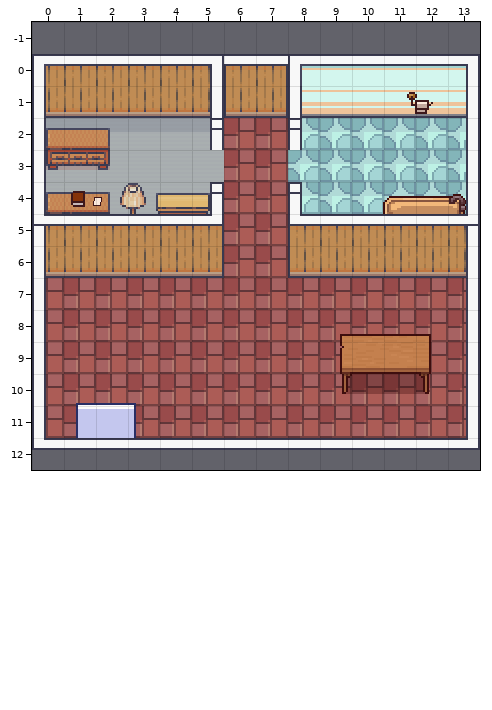
Tiled map: resources/maps/House-2/House-2.tmx. The first picture shows the starting point.
Cells are 32x32 px. Shown: x 0..13, y -1..12.
The result:
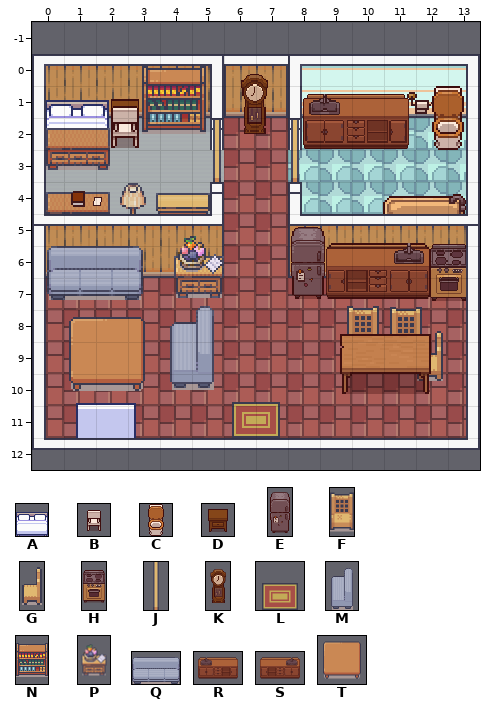
Key: from "32x32": A 12, B 15, C 16, D 19; from "32x64": E 1, F 2, G 5, H 6, J 7, K 12; from "64x64": L 7; from "64x96": M 0 flipped left-right, N 6, P 8; from "96x64": Q 0, R 2, S 2 flipped left-right; from "96x96": T 1.
Objects are placed by their top-left corner, in cells (3,4 is the top-left corner of cell 3,4); size is 1x1 cell unless given.
What changed:
{"where": "layer \"Objects/Objects-1\""}
{"now": "D at 2.2,1.2 size 1.4x1.4"}
{"now": "K at 6.3,0.2 size 1.3x2.6"}
{"now": "N at 3.4,-0.1 size 2x3"}
{"now": "A at 0.4,0.9 size 2x2"}
{"now": "C at 12,1 size 2x2"}
{"now": "B at 1.9,1.3 size 2x2"}
{"now": "R at 8.1,0.8 size 4x2.7"}
{"now": "Q at 0.5,5.7 size 3x2"}
{"now": "E at 8,5.2 size 1.3x2.6"}
{"now": "S at 8.8,5.5 size 3.9x2.6"}
{"now": "H at 12.4,5.5 size 1.3x2.7"}
{"now": "P at 4.2,5.2 size 2x3"}
{"now": "F at 9.8,7.7 size 1x2"}
{"now": "F at 11.2,7.7 size 1x2"}
{"now": "G at 11.9,8.4 size 1x2"}
{"now": "M at 4,7.5 size 2x3"}
{"now": "T at 0.8,7.9 size 3x3"}
{"now": "L at 6,10 size 2x2"}
{"where": "layer \"Doors-2\""}
{"now": "J at 5.3,2.1 size 1x1.9"}
{"now": "J at 7.7,2.1 size 1x1.9"}
{"label":"added","picture_box":[46,66,268,182]}
{"label":"added","picture_box":[291,86,464,182]}
{"label":"added","picture_box":[170,227,466,438]}
{"label":"added","picture_box":[47,246,143,300]}
{"label":"added","picture_box":[69,317,145,391]}
